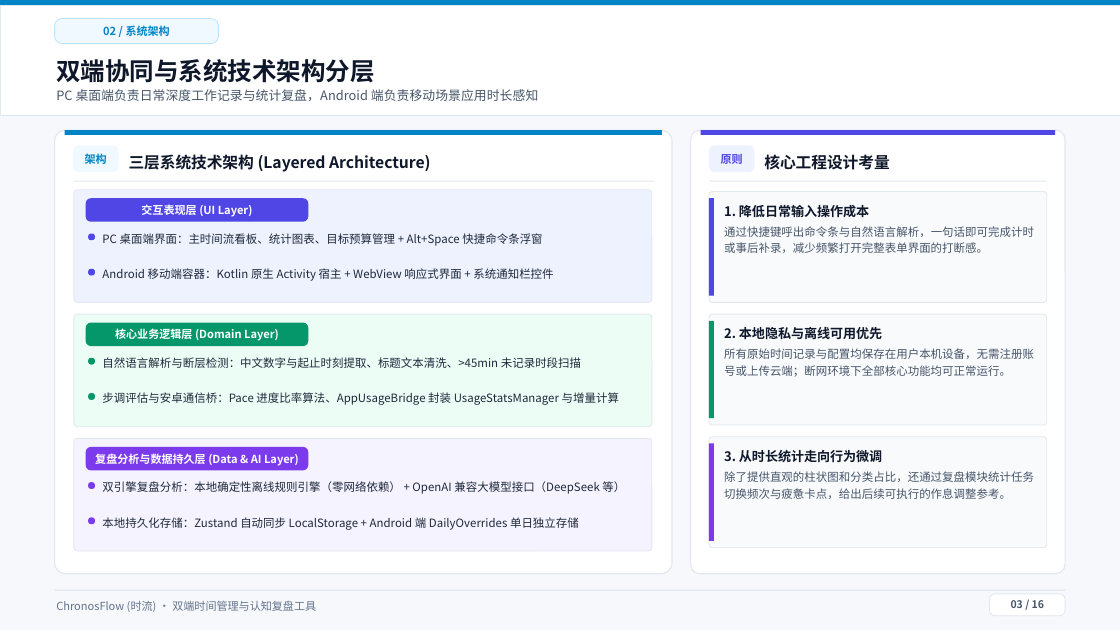
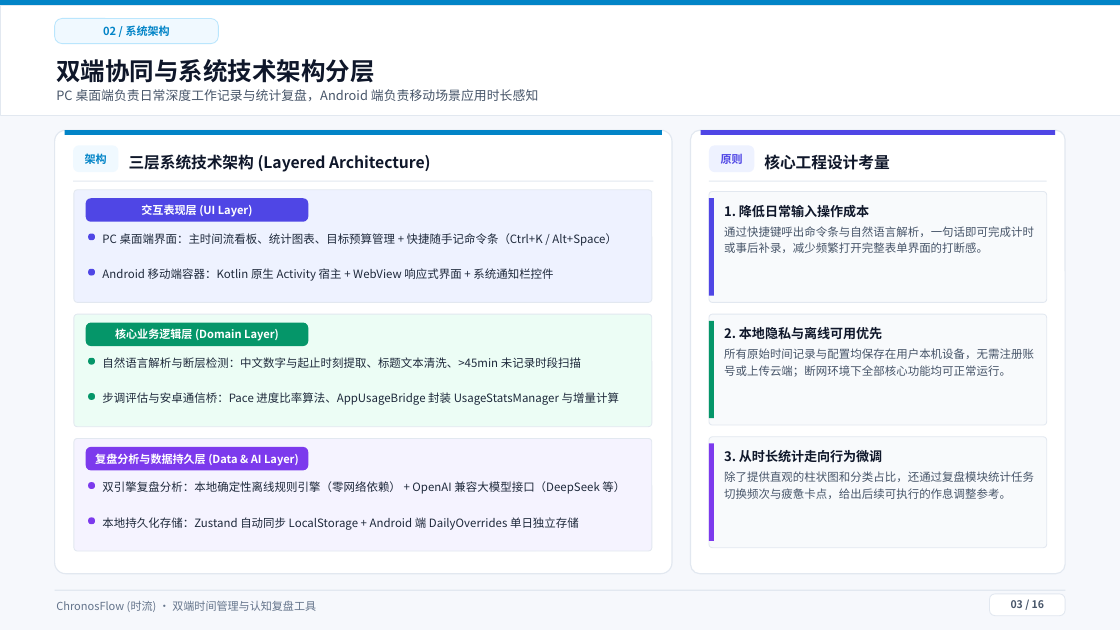
Before and after one commit to Citrus0914/ChronosFlow, a slide deck: slide 3 of 演示文稿/ChronosFlow软件功能全景介绍.pptx. Drawn at 1120x630 pixels with LibreOffice and Linux fonts; fonts in the diff are those of the drawing. Boxes give left, top, right and bottom in pixels: in the first picture for what was removed or moved away, otherwise in the second. Text is boxed around its words. In the diff, an @@ line names an element or a change of style, - is before the commit and + after.

```diff
--- a/演示文稿/ChronosFlow软件功能全景介绍.pptx
+++ b/演示文稿/ChronosFlow软件功能全景介绍.pptx
@@ text at (102, 233, 617, 246): text changed @@
-PC 桌面端界面：主时间流看板、统计图表、目标预算管理 + Alt+Space 快捷命令条浮窗
+PC 桌面端界面：主时间流看板、统计图表、目标预算管理 + 快捷随手记命令条（Ctrl+K / Alt+Space）
```
Also in this commit, not shown: 4 other slides changed, 11 other files.
